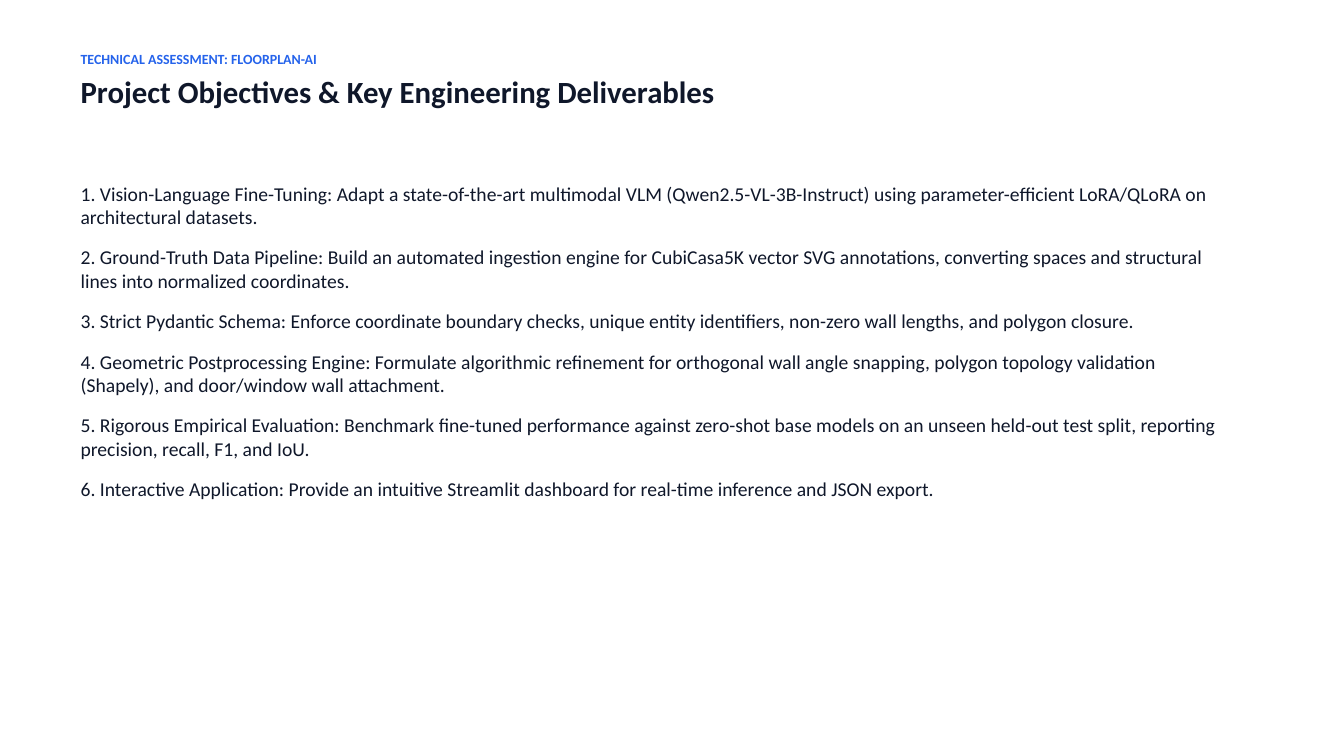
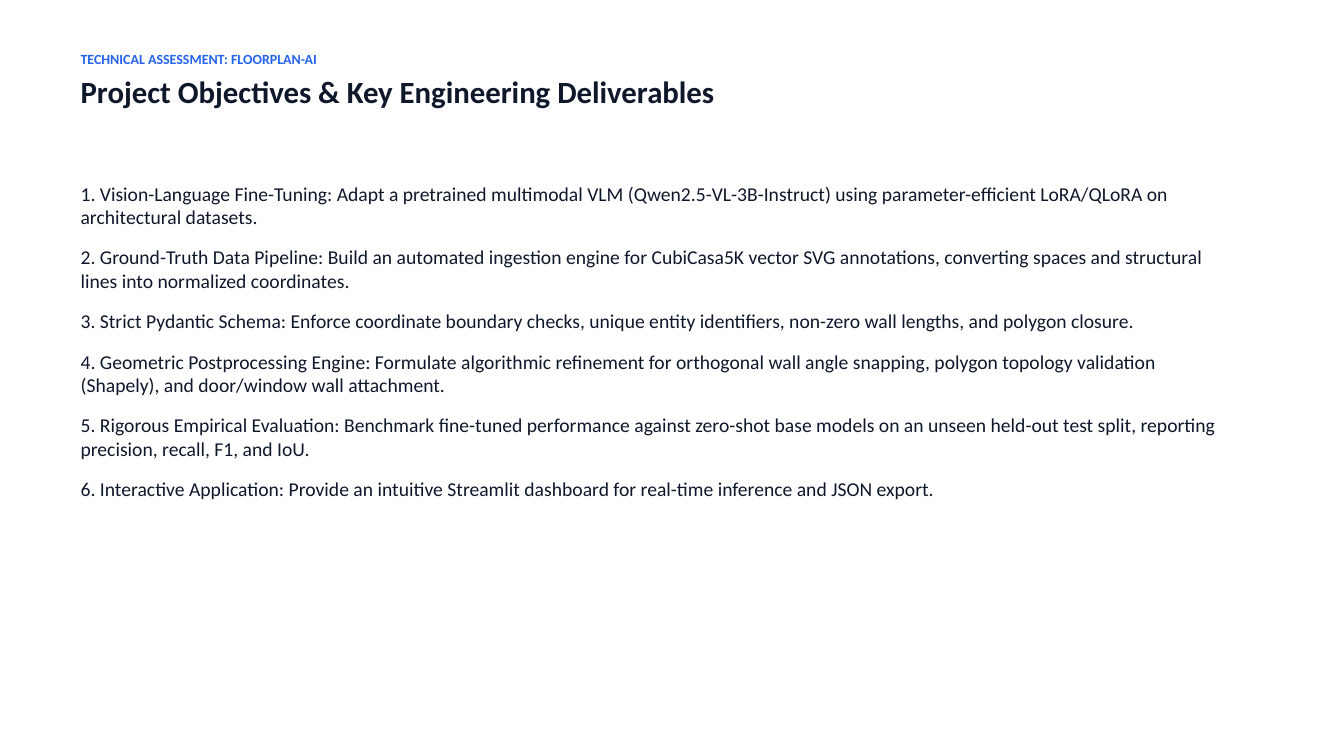
Before and after one commit to sandhiya-1234/FloorPlan-AI, a slide deck: slide 3 of presentation/Floorplan_AI_Assessment.pptx. Drawn at 1344x756 pixels with LibreOffice and Linux fonts; fonts in the diff are those of the drawing. Boxes give left, top, right and bottom in pixels: in the first picture for what was removed or moved away, otherwise in the second. Text is boxed around its words. In the diff, an @@ line names an element or a change of style, - is before the commit and + after.

```diff
--- a/presentation/Floorplan_AI_Assessment.pptx
+++ b/presentation/Floorplan_AI_Assessment.pptx
@@ text at [81,187,1168,224]: text changed @@
-1. Vision-Language Fine-Tuning: Adapt a state-of-the-art multimodal VLM (Qwen2.5-VL-3B-Instruct) using parameter-efficient LoRA/QLoRA on architectural datasets.
+1. Vision-Language Fine-Tuning: Adapt a pretrained multimodal VLM (Qwen2.5-VL-3B-Instruct) using parameter-efficient LoRA/QLoRA on architectural datasets.
```
Also in this commit, not shown: 9 other slides changed, 1 slide added, 1 slide removed, 41 other files.
